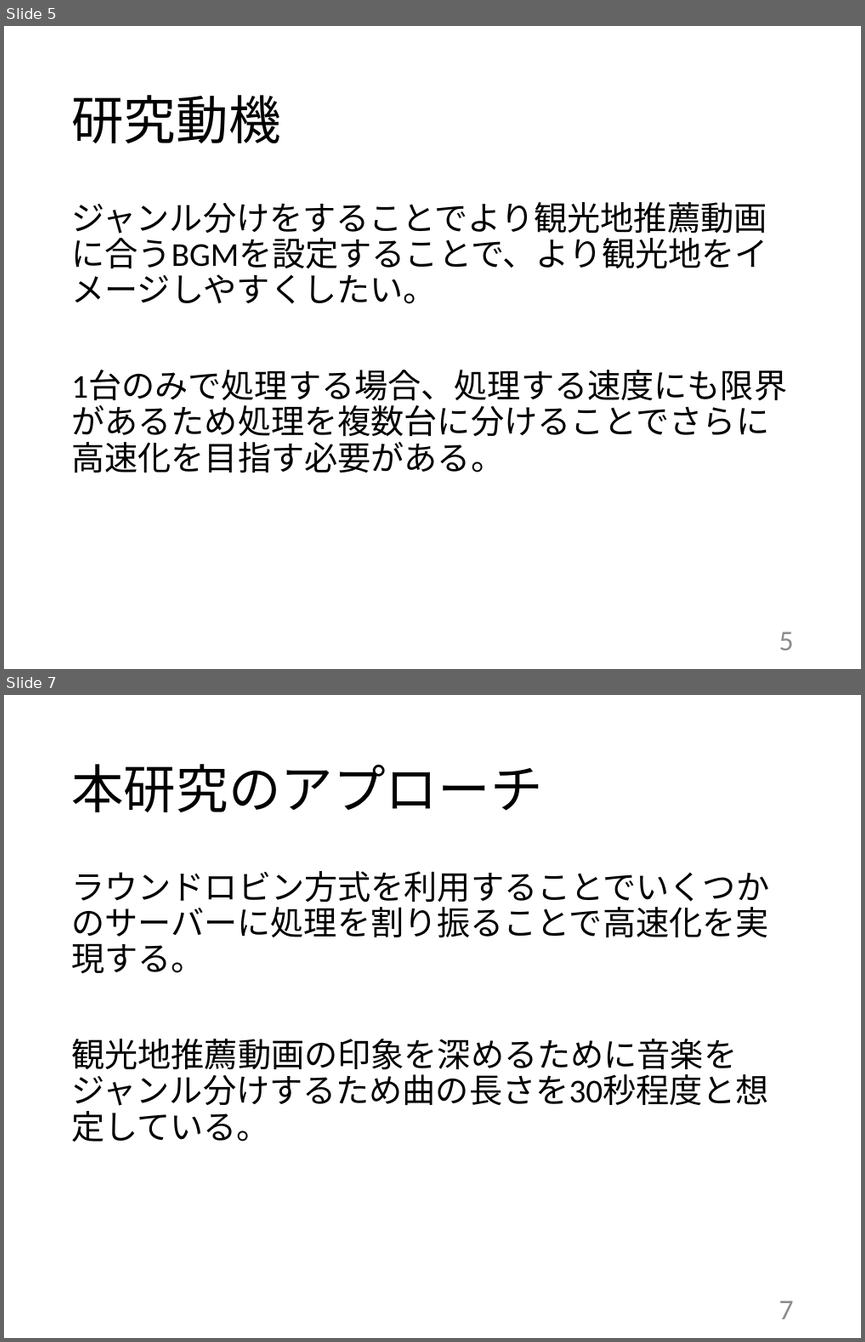
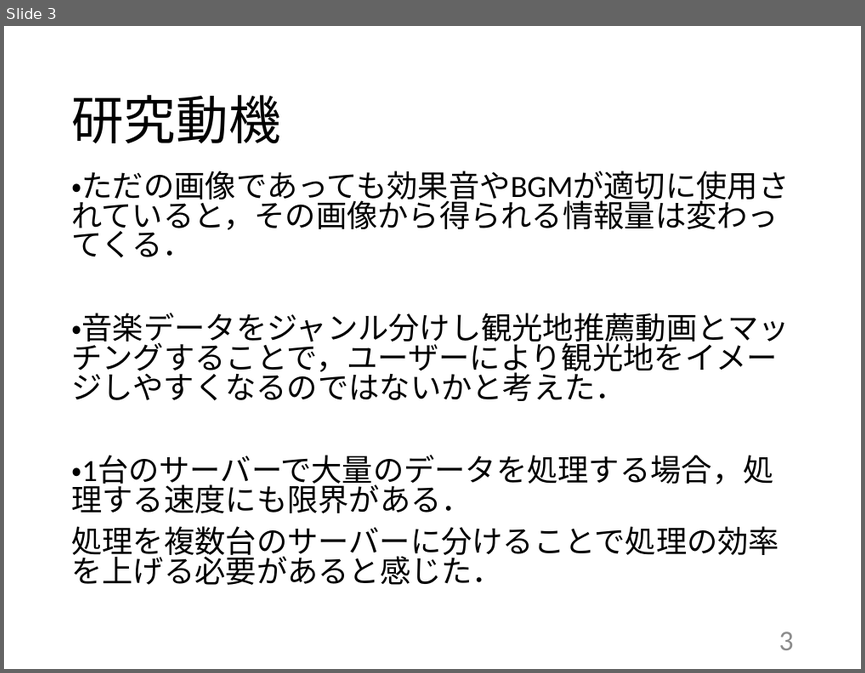
Before and after one commit to kait-takanolab/1821144-yoshii-thesis, a slide deck: 学部_中間発表_1821144.pptx. Shown one above the other, each under a label of ours: slides 5 and 7 before the commit, slide 3 after it; the slides between them are not shown. The pictures are 865x1342 and 865x673 pixels, drawn with LibreOffice and Linux fonts; fonts in the diff are those of the drawing. Boxes give left, top, right and bottom in pixels: in the first picture for what was removed or moved away, otherwise in the second. Text is boxed around its words. In the diff, an @@ line names an element or a change of style, - is before the commit and + after.

```diff
--- a/学部_中間発表_1821144.pptx
+++ b/学部_中間発表_1821144.pptx
@@ slide 7 removed at box(4, 695, 861, 1338), background #FFFFFF @@
@@ title removed at box(71, 764, 542, 812) @@
-本研究のアプローチ
@@ text removed at box(71, 871, 769, 1141) @@
-ラウンドロビン方式を利用することでいくつかのサーバーに処理を割り振ることで高速化を実現する。
-観光地推薦動画の印象を深めるために音楽をジャンル分けするため曲の長さを30秒程度と想定している。
@@ page number removed at box(779, 1300, 794, 1319) @@
-7
@@ what was slide 5 is now slide 3 @@
@@ slide 3 changed as well @@
@@ text at box(71, 170, 789, 584): text changed; size 28 to 25.9 pt @@
-ジャンル分けをすることでより観光地推薦動画に合うBGMを設定することで、より観光地をイメージしやすくしたい。
-1台のみで処理する場合、処理する速度にも限界があるため処理を複数台に分けることでさらに高速化を目指す必要がある。
+・ただの画像であっても効果音やBGMが適切に使用されていると，その画像から得られる情報量は変わってくる．
+・音楽データをジャンル分けし観光地推薦動画とマッチングすることで，ユーザーにより観光地をイメージしやすくなるのではないかと考えた．
+・1台のサーバーで大量のデータを処理する場合，処理する速度にも限界がある．
+処理を複数台のサーバーに分けることで処理の効率を上げる必要があると感じた．
@@ page number at box(779, 631, 794, 650): text changed @@
-5
+3
```
Also in this commit, not shown: 6 other slides changed, 1 slide added.
